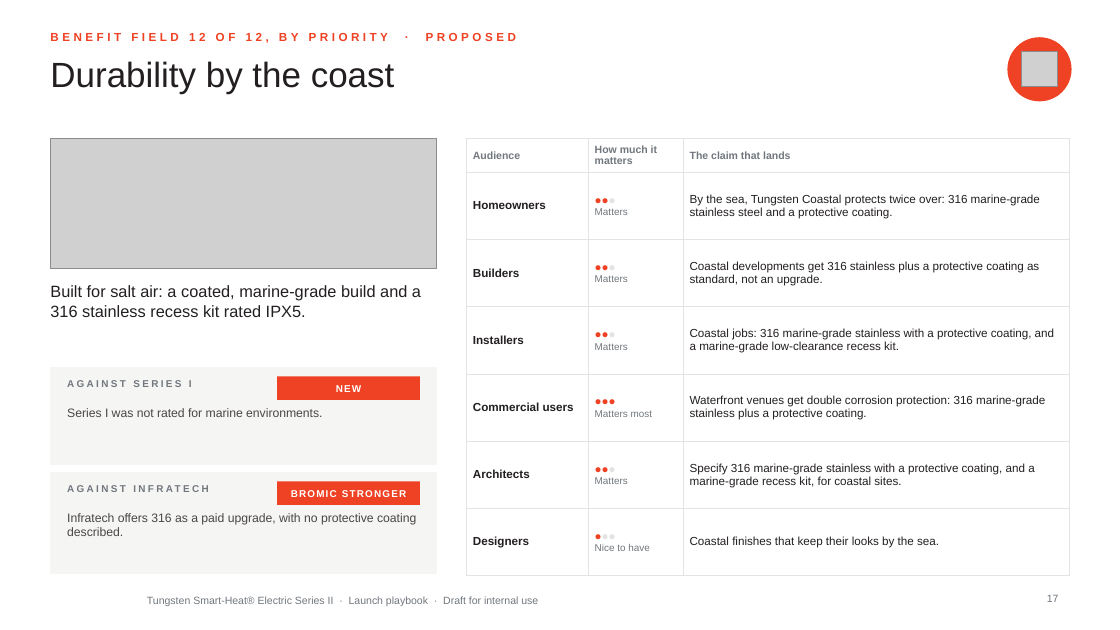
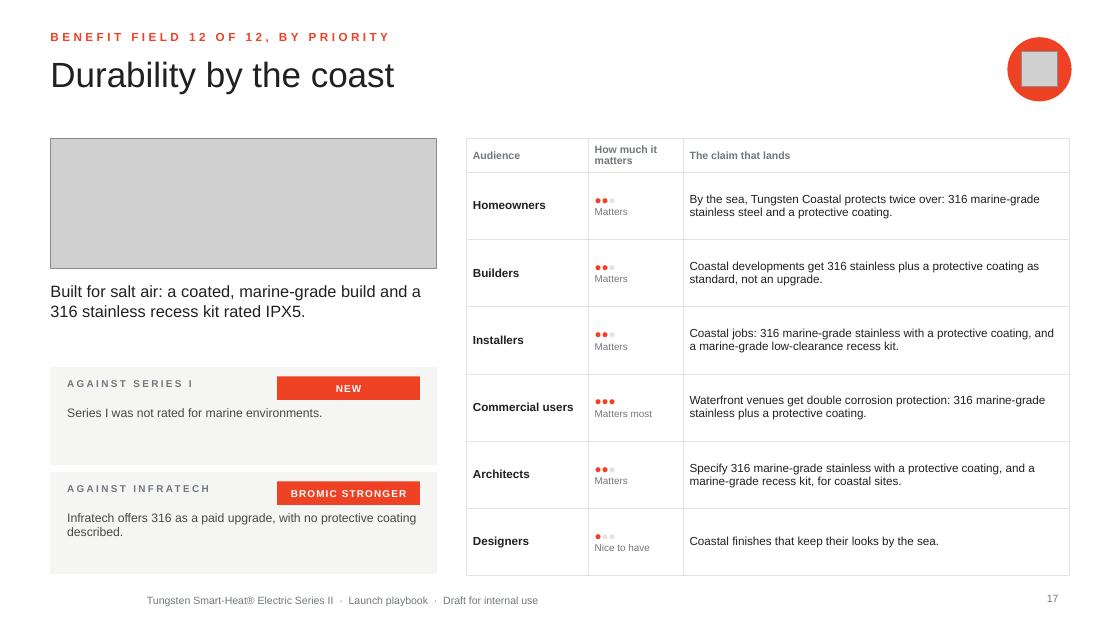
Before and after one commit to aayuvis/Bromic_Marketing, a slide deck: slide 17 of decks/Tungsten-Series-II-Launch-Playbook.pptx. Drawn at 1120x630 pixels with LibreOffice and Linux fonts; fonts in the diff are those of the drawing; grey boxes stand for pictures; background and template pictures are left out. Boxes give left, top, right and bottom in pixels: in the first picture for what was removed or moved away, otherwise in the second. Text is boxed around its words. In the diff, an @@ line names an element or a change of style, - is before the commit and + after.

```diff
--- a/decks/Tungsten-Series-II-Launch-Playbook.pptx
+++ b/decks/Tungsten-Series-II-Launch-Playbook.pptx
@@ text at <box>50,33,388,43</box>: text changed @@
-BENEFIT FIELD 12 OF 12, BY PRIORITY · PROPOSED
+BENEFIT FIELD 12 OF 12, BY PRIORITY
```
Also in this commit, not shown: 35 other slides changed, 11 slides added, 1 slide removed, 18 other files.
